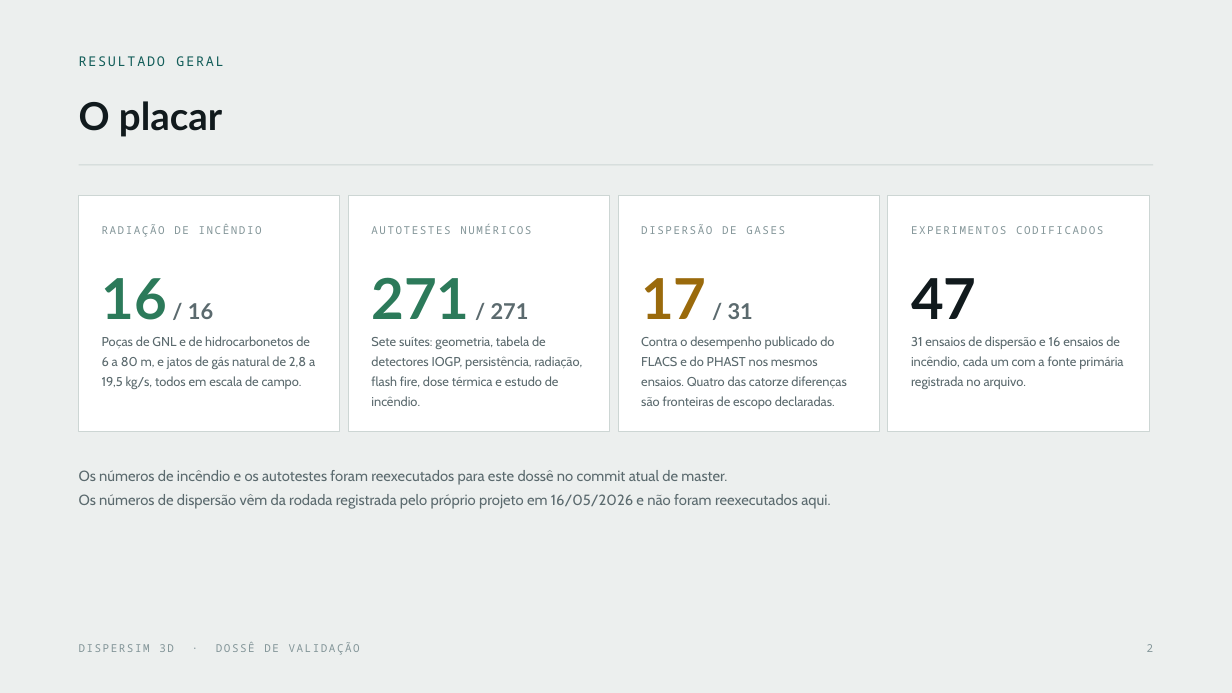
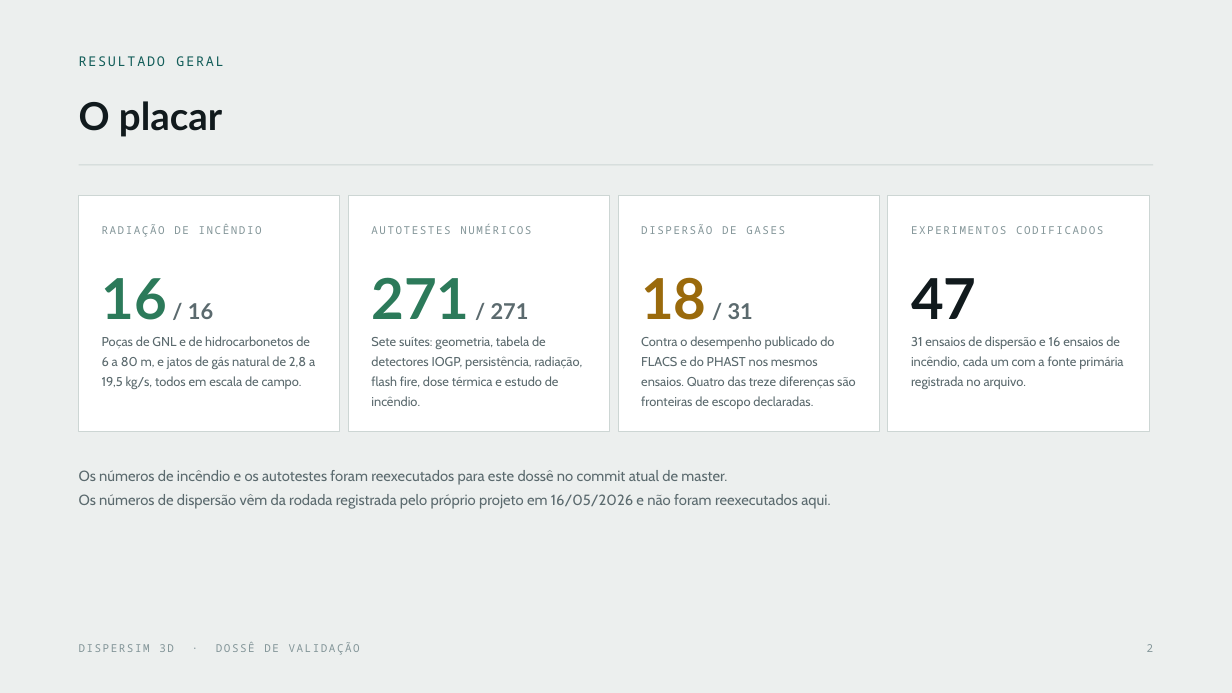
Before and after one commit to DanWBR/DisperSim3D, a slide deck: slide 2 of docs/DisperSim3D-Validacao.pptx. Drawn at 1232x693 pixels with LibreOffice and Linux fonts; fonts in the diff are those of the drawing. Boxes give left, top, right and bottom in pixels: in the first picture for what was removed or moved away, otherwise in the second. Text is boxed around its words. In the diff, an @@ line names an element or a change of style, - is before the commit and + after.

```diff
--- a/docs/DisperSim3D-Validacao.pptx
+++ b/docs/DisperSim3D-Validacao.pptx
@@ text at (641, 277, 753, 320): text changed @@
-17 / 31
+18 / 31
@@ text at (641, 336, 855, 409): text changed @@
-Contra o desempenho publicado do FLACS e do PHAST nos mesmos ensaios. Quatro das catorze diferenças são fronteiras de escopo declaradas.
+Contra o desempenho publicado do FLACS e do PHAST nos mesmos ensaios. Quatro das treze diferenças são fronteiras de escopo declaradas.
```
Also in this commit, not shown: 1 other slide changed, 2 other files.
